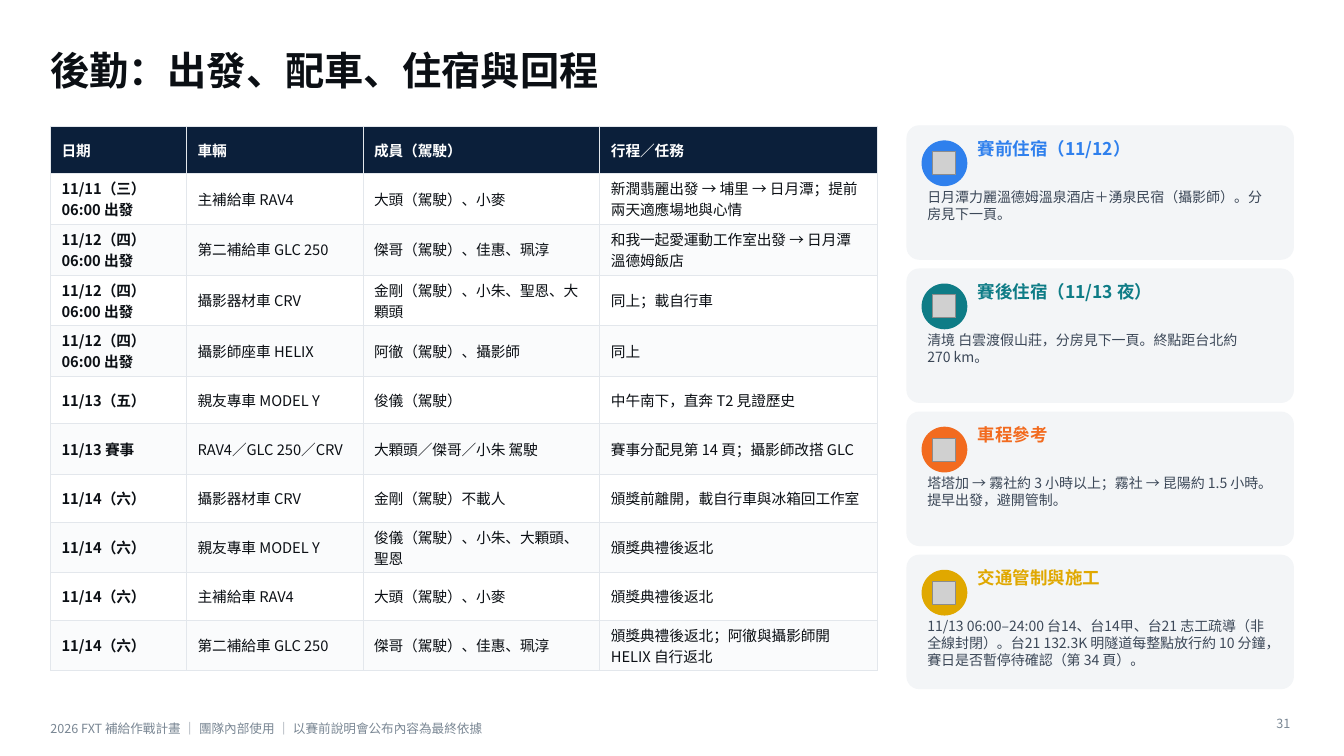
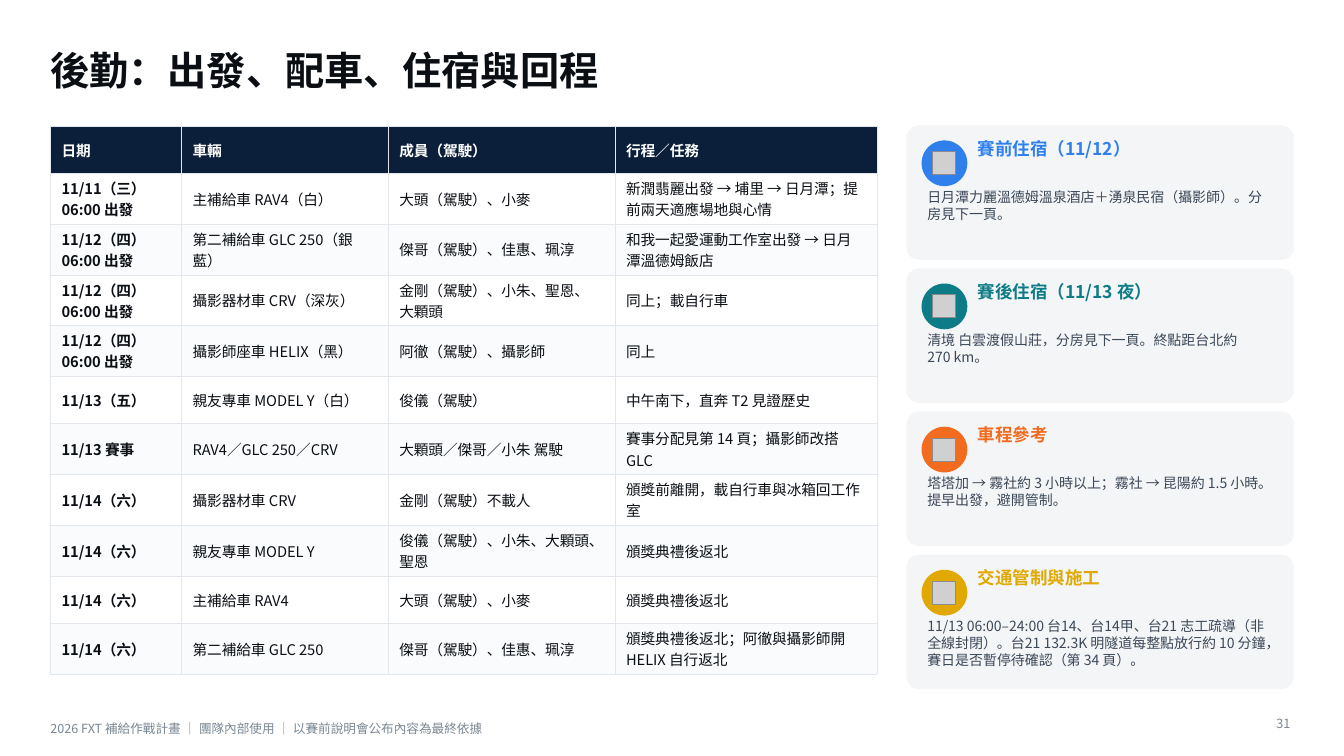
Before and after one commit to powermovebboy-sys/Race-site, a slide deck: slide 31 of deck/2026_FXT_補給作戰計畫.pptx. Drawn at 1344x756 pixels with LibreOffice and Linux fonts; fonts in the diff are those of the drawing; grey boxes stand for pictures. Boxes give left, top, right and bottom in pixels: in the first picture for what was removed or moved away, otherwise in the second. Text is boxed around its words. In the diff, an @@ line names an element or a change of style, - is before the commit and + after.

```diff
--- a/deck/2026_FXT_補給作戰計畫.pptx
+++ b/deck/2026_FXT_補給作戰計畫.pptx
@@ table at box(50, 126, 877, 670) @@
-row 2, column 2: 主補給車 RAV4
+row 2, column 2: 主補給車 RAV4（白）
-row 3, column 2: 第二補給車 GLC 250
+row 3, column 2: 第二補給車 GLC 250（銀藍）
-row 4, column 2: 攝影器材車 CRV
+row 4, column 2: 攝影器材車 CRV（深灰）
-row 5, column 2: 攝影師座車 HELIX
+row 5, column 2: 攝影師座車 HELIX（黑）
-row 6, column 2: 親友專車 MODEL Y
+row 6, column 2: 親友專車 MODEL Y（白）
```
Also in this commit, not shown: 1 other slide changed, 5 other files.
